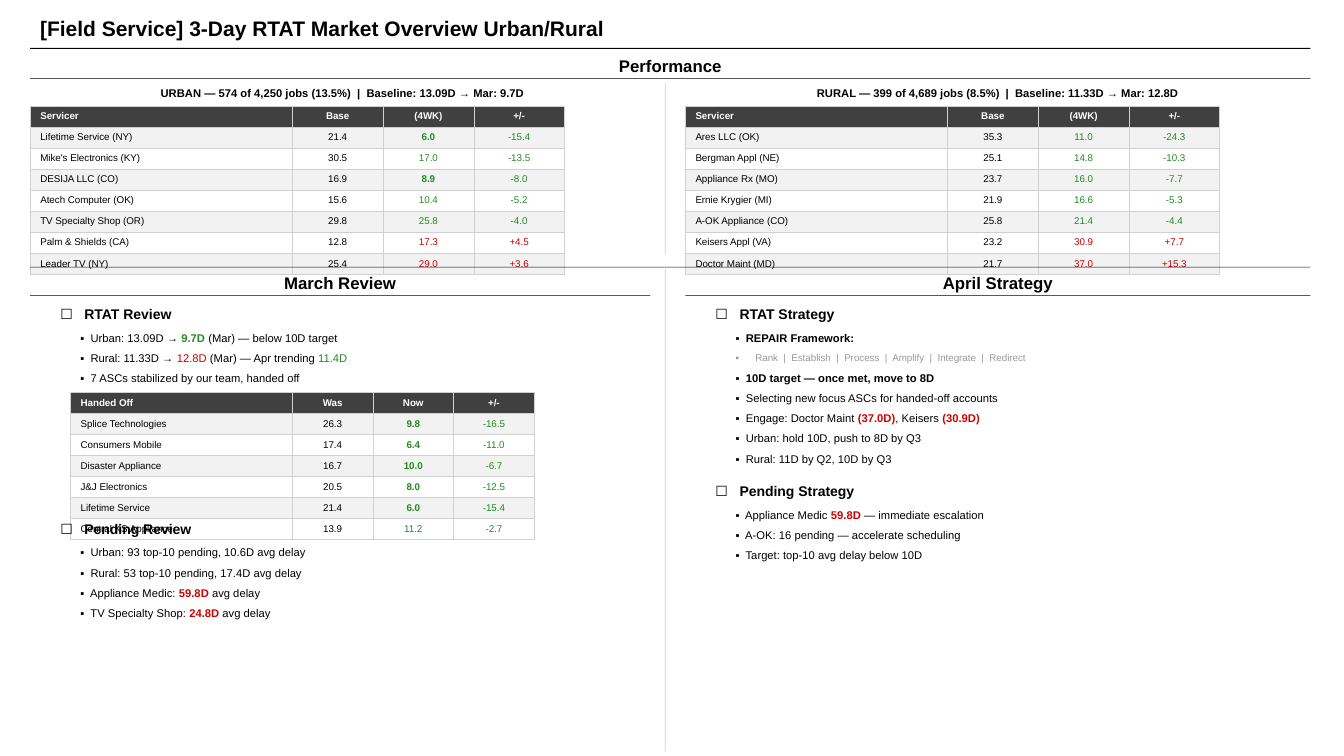
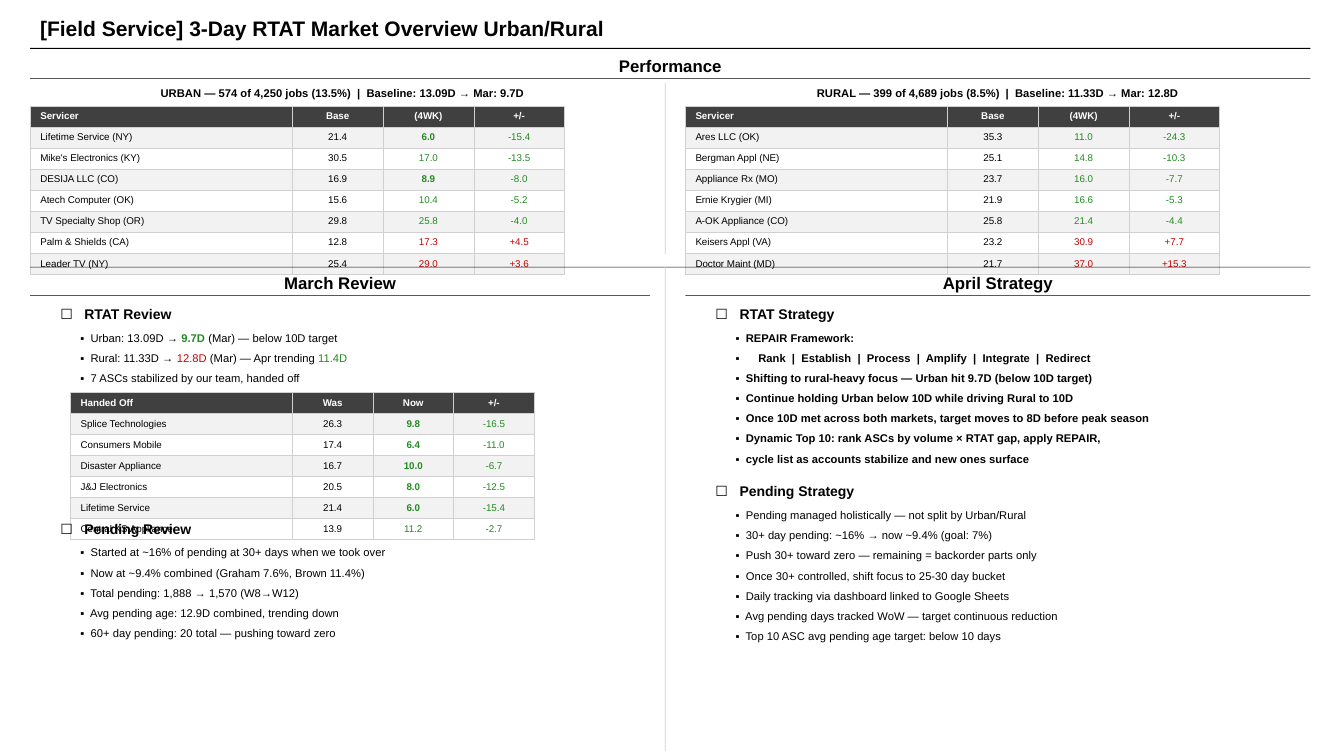
Before and after one commit to SkythenRiftorn/mbr-slides, a slide deck: slide 1 of MBR_VersionB_Story.pptx. Drawn at 1344x756 pixels with LibreOffice and Linux fonts; fonts in the diff are those of the drawing. Boxes give left, top, right and bottom in pixels: in the first picture for what was removed or moved away, otherwise in the second. Text is boxed around its words. In the diff, an @@ line names an element or a change of style, - is before the commit and + after.

Commit message:
update RTAT/pending strategy + review sections, add manager cheat sheet

```diff
--- a/MBR_VersionB_Story.pptx
+++ b/MBR_VersionB_Story.pptx
@@ text "▪ Rank | Establish | ..." at [758,354,1091,364]: size 7 to 8 pt, text colour #999999 to #000000, bold on @@
@@ text added at [746,374,1092,384], 8 pt, text #000000, bold @@
+▪ Shifting to rural-heavy focus — Urban hit 9.7D (below 10D target)
@@ text at [746,414,1149,425]: text changed @@
-▪ 10D target — once met, move to 8D
+▪ Once 10D met across both markets, target moves to 8D before peak season
@@ text at [746,394,1074,405]: text changed; bold on @@
-▪ Selecting new focus ASCs for handed-off accounts
+▪ Continue holding Urban below 10D while driving Rural to 10D
@@ text removed at [746,414,979,425] @@
-▪ Engage: Doctor Maint (37.0D), Keisers (30.9D)
@@ text at [746,434,1101,445]: text changed; bold on @@
-▪ Urban: hold 10D, push to 8D by Q3
+▪ Dynamic Top 10: rank ASCs by volume × RTAT gap, apply REPAIR,
@@ text at [746,454,1029,465]: text changed; bold on @@
-▪ Rural: 11D by Q2, 10D by Q3
+▪ cycle list as accounts stabilize and new ones surface
@@ text at [746,511,1026,521]: text changed @@
-▪ Appliance Medic 59.8D — immediate escalation
+▪ Pending managed holistically — not split by Urban/Rural
@@ text at [746,531,992,542]: text changed @@
-▪ A-OK: 16 pending — accelerate scheduling
+▪ 30+ day pending: ~16% → now ~9.4% (goal: 7%)
@@ text at [91,548,385,559]: text changed @@
-▪ Urban: 93 top-10 pending, 10.6D avg delay
+▪ Started at ~16% of pending at 30+ days when we took over
@@ text at [91,569,365,579]: text changed @@
-▪ Rural: 53 top-10 pending, 17.4D avg delay
+▪ Now at ~9.4% combined (Graham 7.6%, Brown 11.4%)
@@ text added at [746,551,1037,562], 8 pt, text #000000 @@
+▪ Push 30+ toward zero — remaining = backorder parts only
@@ text at [90,589,299,599]: text changed @@
-▪ Appliance Medic: 59.8D avg delay
+▪ Total pending: 1,888 → 1,570 (W8→W12)
@@ text added at [746,572,1005,582], 8 pt, text #000000 @@
+▪ Once 30+ controlled, shift focus to 25-30 day bucket
@@ text added at [746,592,1009,602], 8 pt, text #000000 @@
+▪ Daily tracking via dashboard linked to Google Sheets
@@ text at [90,609,339,619]: text changed @@
-▪ TV Specialty Shop: 24.8D avg delay
+▪ Avg pending age: 12.9D combined, trending down
@@ text added at [91,629,336,639], 8 pt, text #000000 @@
+▪ 60+ day pending: 20 total — pushing toward zero
@@ text added at [745,612,1057,622], 8 pt, text #000000 @@
+▪ Avg pending days tracked WoW — target continuous reduction
@@ text at [746,632,1001,642]: text changed @@
-▪ Target: top-10 avg delay below 10D
+▪ Top 10 ASC avg pending age target: below 10 days
```
Also in this commit, not shown: 3 other files.
